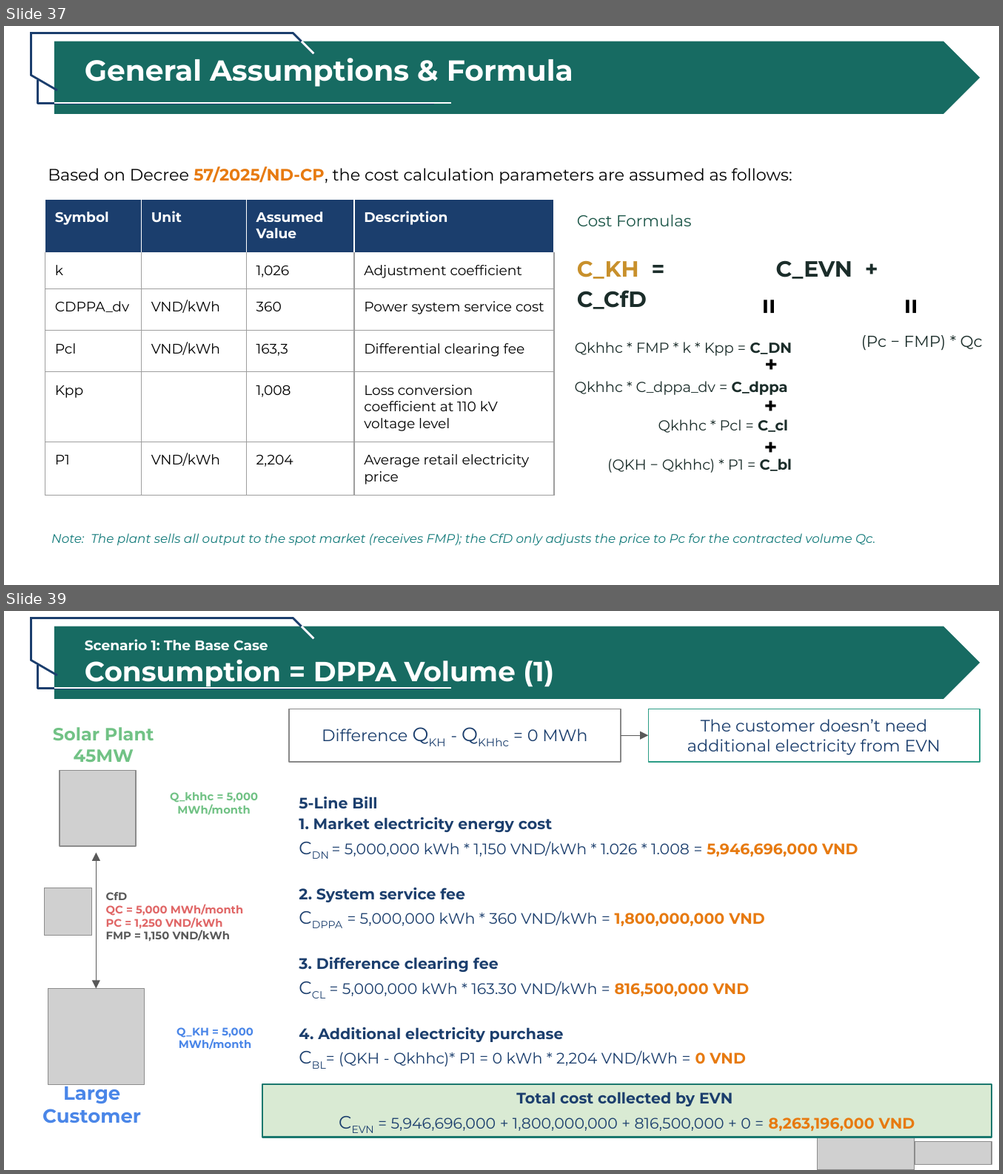
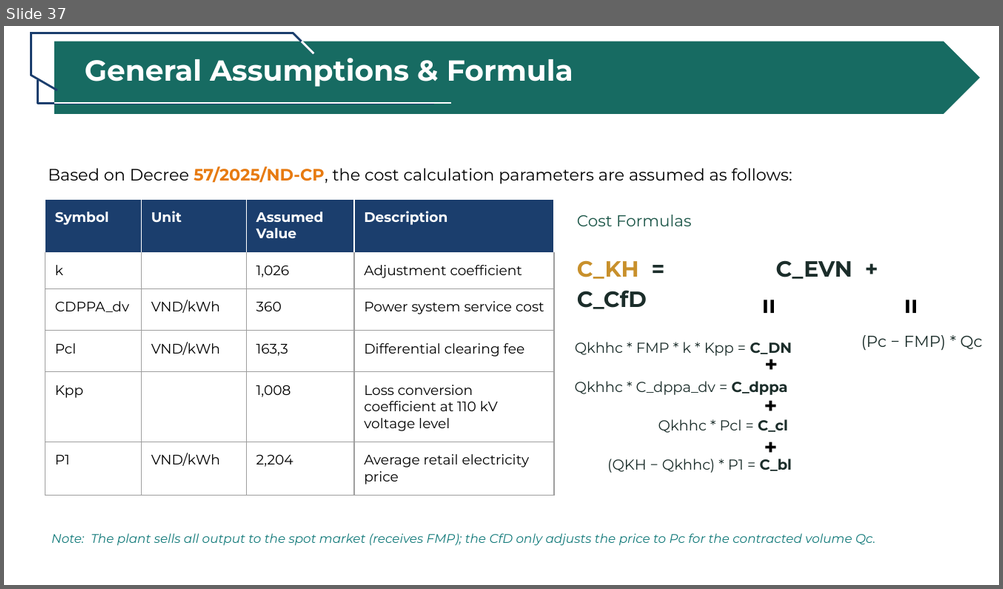
Before and after one commit to tah-allotrope/dppa-case, a slide deck: ceba/CEBA DPPA 2026.pptx. Shown one above the other, each under a label of ours: slides 37 and 39 before the commit, slide 37 after it; the slides between them are not shown. The pictures are 1003x1174 and 1003x589 pixels, drawn with LibreOffice and Linux fonts; fonts in the diff are those of the drawing; grey boxes stand for pictures. Boxes give left, top, right and bottom in pixels: in the first picture for what was removed or moved away, otherwise in the second. Text is boxed around its words. In the diff, an @@ line names an element or a change of style, - is before the commit and + after.

```diff
--- a/ceba/CEBA DPPA 2026.pptx
+++ b/ceba/CEBA DPPA 2026.pptx
@@ slide 39 removed at bbox=[4, 611, 999, 1170], background #FFFFFF @@
@@ group removed at bbox=[30, 618, 979, 698]: 8 lines, 1 pentagon arrow, 1 text @@
-Scenario 1: The Base Case
-Consumption = DPPA Volume (1)
@@ rectangle removed at bbox=[288, 709, 620, 762] @@
-Difference QKH - QKHhc = 0 MWh
@@ rectangle removed at bbox=[648, 709, 979, 762] @@
-The customer doesn’t need additional electricity from EVN
@@ arrow removed from (620, 735) to (648, 735) @@
@@ picture removed at bbox=[60, 770, 136, 847] @@
@@ text removed at bbox=[299, 797, 858, 1066] @@
-5-Line Bill
-1. Market electricity energy cost
-CDN = 5,000,000 kWh * 1,150 VND/kWh * 1.026 * 1.008 = 5,946,696,000 VND
-2. System service fee
-CDPPA = 5,000,000 kWh * 360 VND/kWh = 1,800,000,000 VND
-3. Difference clearing fee
-CCL = 5,000,000 kWh * 163.30 VND/kWh = 816,500,000 VND
-4. Additional electricity purchase
-CBL= (QKH - Qkhhc)* P1 = 0 kWh * 2,204 VND/kWh = 0 VND
@@ group removed at bbox=[42, 727, 259, 1124]: 5 texts, 2 pictures, 1 double arrow @@
-Solar Plant 45MW
-Large Customer
-Q_khhc = 5,000 MWh/month
-Q_KH = 5,000 MWh/month
-CfD
-QC = 5,000 MWh/month
-PC = 1,250 VND/kWh
-FMP = 1,150 VND/kWh
@@ rectangle removed at bbox=[262, 1085, 992, 1137] @@
-Total cost collected by EVN
-CEVN = 5,946,696,000 + 1,800,000,000 + 816,500,000 + 0 = 8,263,196,000 VND
@@ picture removed at bbox=[817, 1136, 914, 1170] @@
@@ picture removed at bbox=[914, 1142, 990, 1165] @@
```
Also in this commit, not shown: 3 slides added, 7 other slides removed, 4 other files.
